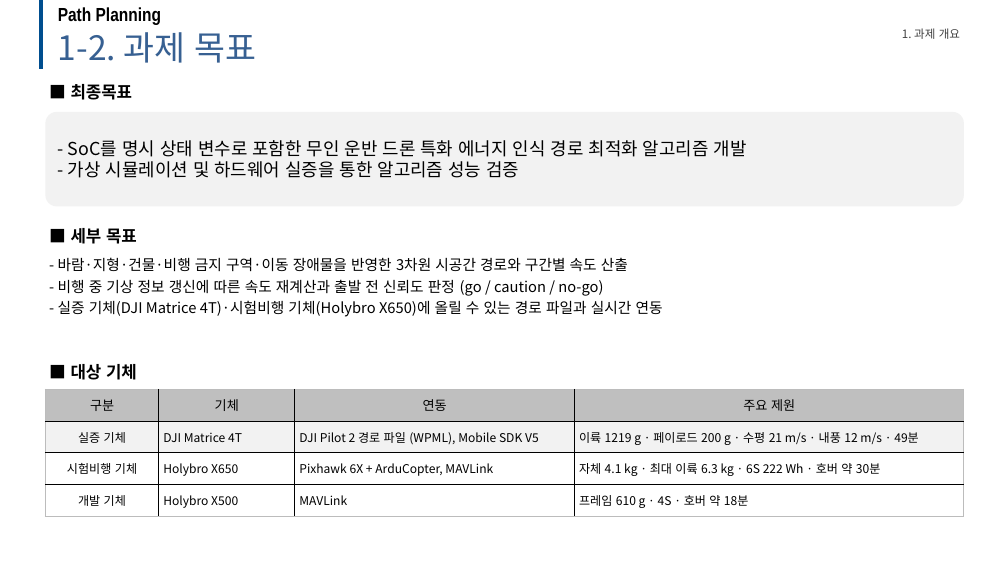
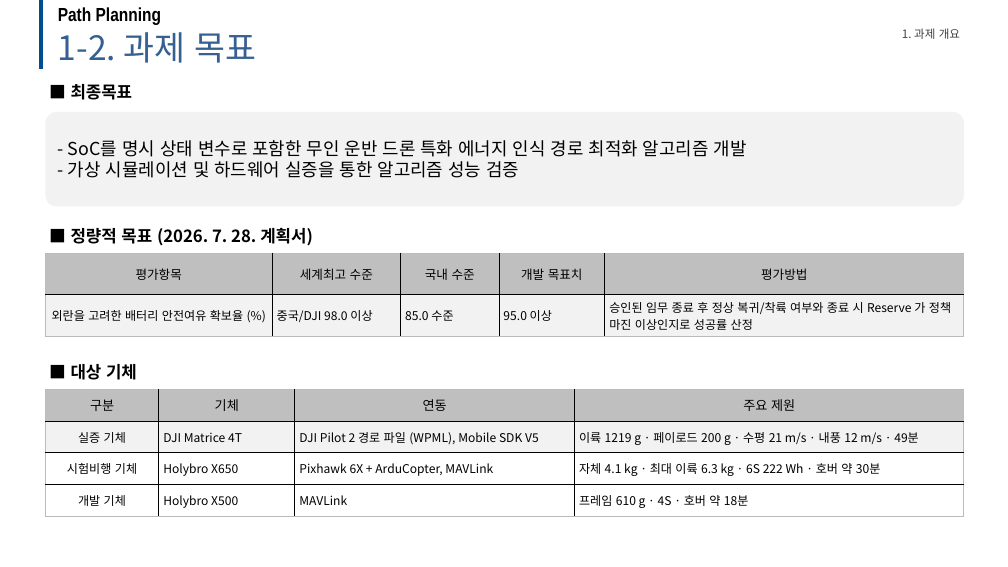
Before and after one commit to dnfl5345/Drone_path_opt, a slide deck: slide 4 of docs/drone_soc_business_talk.pptx. Drawn at 1008x567 pixels with LibreOffice and Linux fonts; fonts in the diff are those of the drawing; background and template pictures are left out. Boxes give left, top, right and bottom in pixels: in the first picture for what was removed or moved away, otherwise in the second. Text is boxed around its words. In the diff, an @@ line names an element or a change of style, - is before the commit and + after.

```diff
--- a/docs/drone_soc_business_talk.pptx
+++ b/docs/drone_soc_business_talk.pptx
@@ text at (71, 228, 313, 246): text changed @@
-■ 세부 목표
+■ 정량적 목표 (2026. 7. 28. 계획서)
@@ table added at (45, 253, 964, 337), 2 rows, 5 columns @@
+평가항목 | 세계최고 수준 | 국내 수준 | 개발 목표치 | 평가방법
+외란을 고려한 배터리 안전여유 확보율 (%) | 중국/DJI 98.0 이상 | 85.0 수준 | 95.0 이상 | 승인된 임무 종료 후 정상 복귀/착륙 여부와 종료 시 Reserve 가 정책 마진 이상인지로 성공률 산정
@@ text removed at (58, 257, 663, 317) @@
-- 바람·지형·건물·비행 금지 구역·이동 장애물을 반영한 3차원 시공간 경로와 구간별 속도 산출
-- 비행 중 기상 정보 갱신에 따른 속도 재계산과 출발 전 신뢰도 판정 (go / caution / no-go)
-- 실증 기체(DJI Matrice 4T)·시험비행 기체(Holybro X650)에 올릴 수 있는 경로 파일과 실시간 연동
```
Also in this commit, not shown: 3 other slides changed, 1 slide added, 32 other files.
